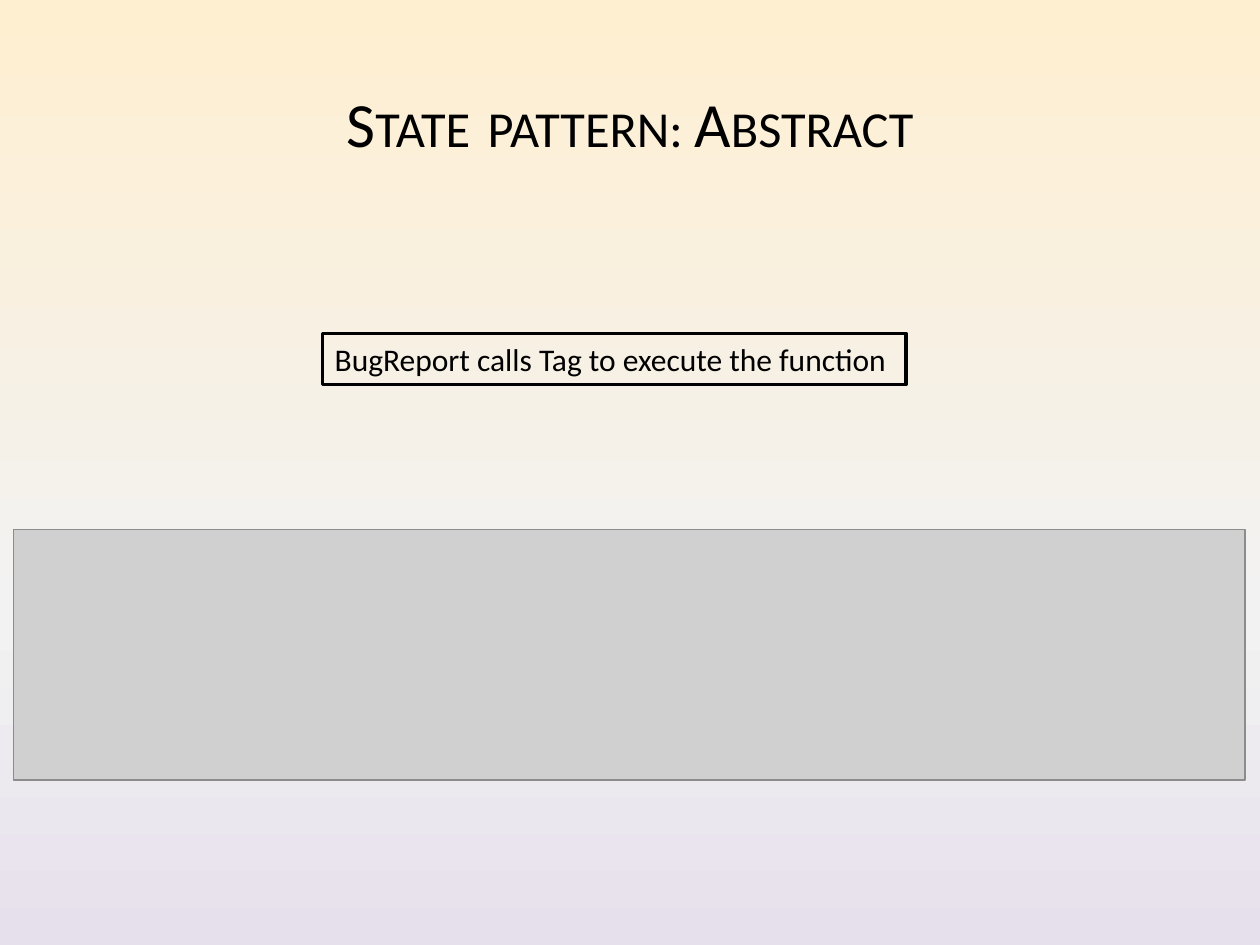
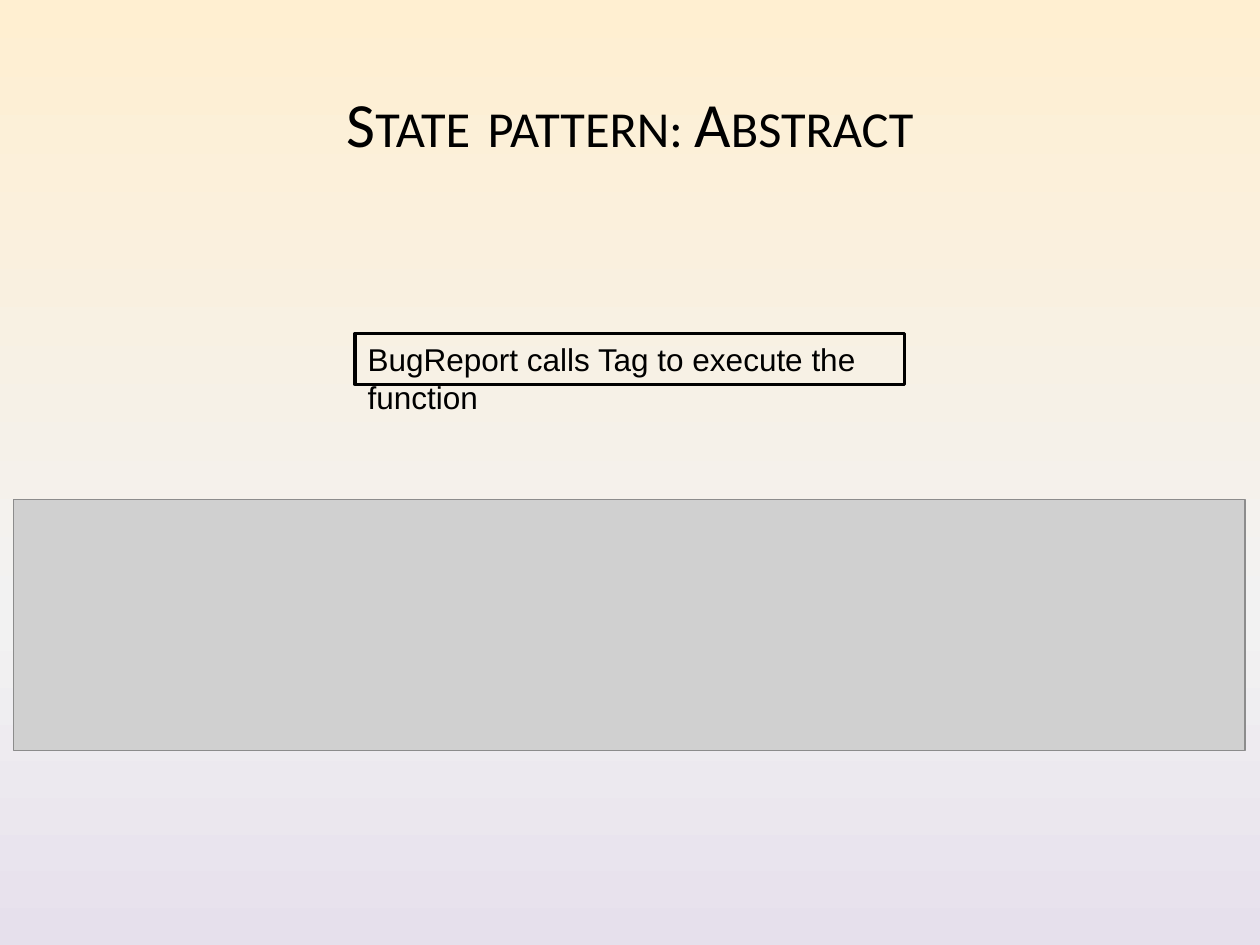
Before and after one commit to Nickelium/Software-Development, a slide deck: slide 9 of Presentaties/Iteratie 2/SWOP Presentatie 2 Inhoud.pptx. Drawn at 1260x945 pixels with LibreOffice and Linux fonts; fonts in the diff are those of the drawing; grey boxes stand for pictures. Boxes give left, top, right and bottom in pixels: in the first picture for what was removed or moved away, otherwise in the second. Text is boxed around its words. In the diff, an @@ line names an element or a change of style, - is before the commit and + after.

```diff
--- a/Presentaties/Iteratie 2/SWOP Presentatie 2 Inhoud.pptx
+++ b/Presentaties/Iteratie 2/SWOP Presentatie 2 Inhoud.pptx
@@ rectangle "BugReport calls Tag to execute ...": place and size @@
-rectangle "BugReport calls Tag to execute ..." at [323, 334, 906, 384]
+rectangle "BugReport calls Tag to execute ..." at [355, 334, 905, 384]
@@ rectangle "BugReport calls Tag to execute ..." at [355, 334, 905, 384]: font Calibri to Arial @@
@@ picture: place and size @@
-picture at [14, 529, 1245, 780]
+picture at [14, 500, 1245, 751]
```
Also in this commit, not shown: 8 other slides changed.
